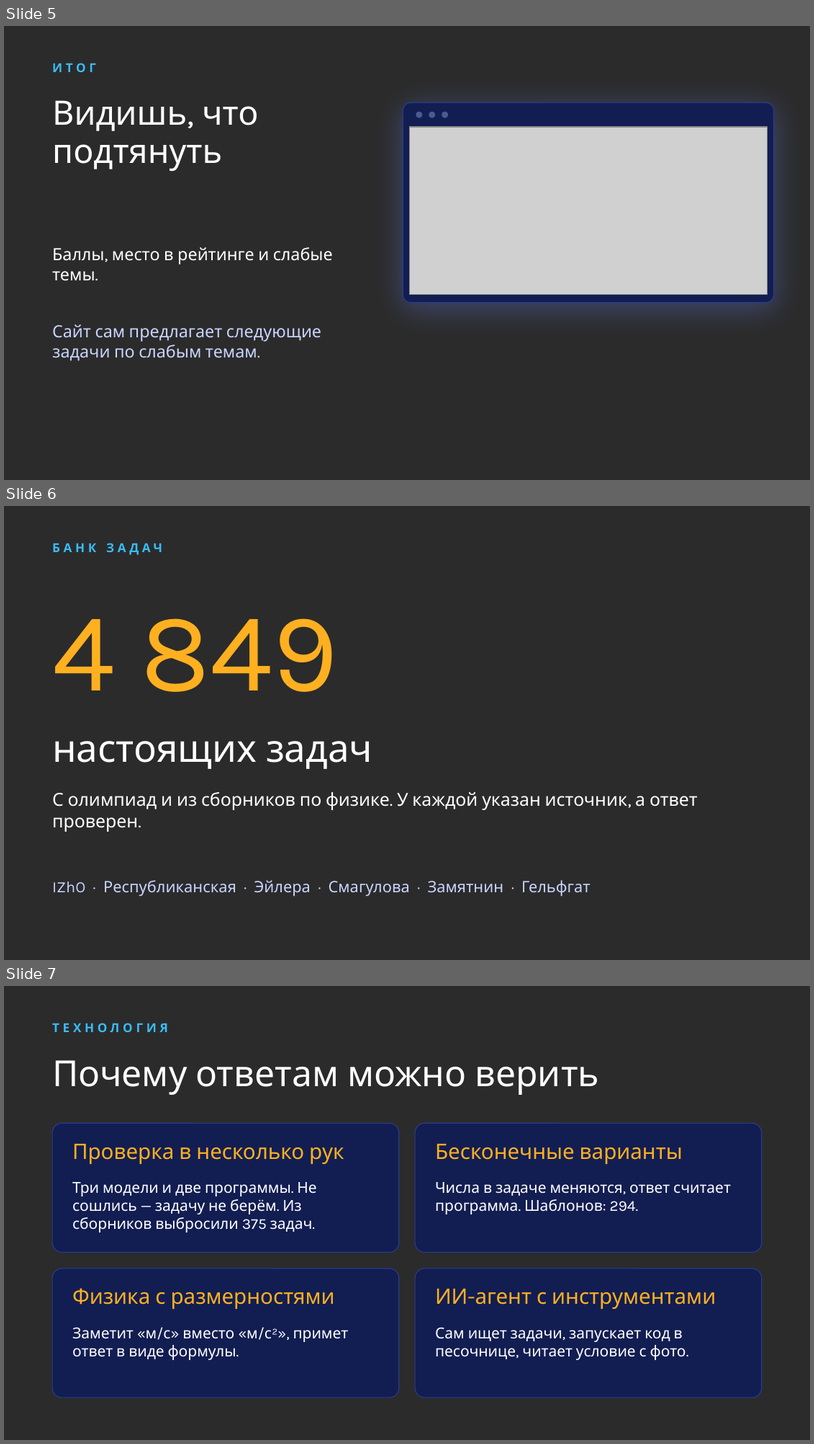
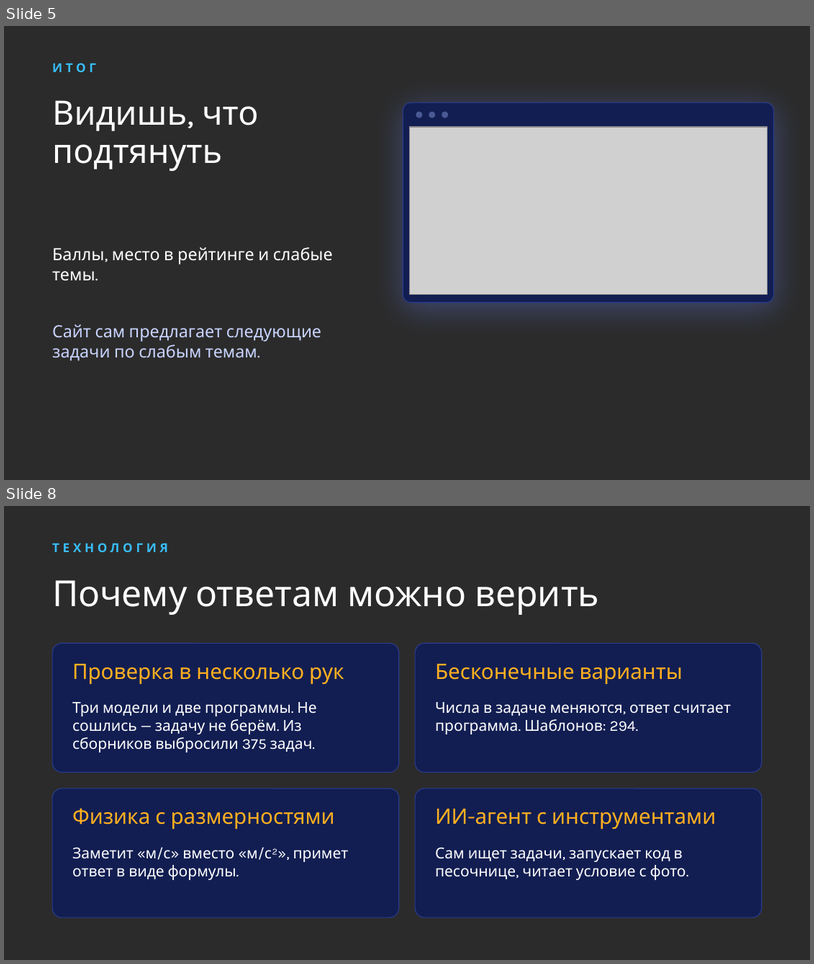
Before and after one commit to nagayevarsen/olymp-trainer, a slide deck: docs/handoff/olymp-trainer.pptx. Shown one above the other, each under a label of ours: slides 5, 6 and 7 before the commit, slides 5 and 8 after it; the slides between them are not shown. The pictures are 814x1444 and 814x964 pixels, drawn with LibreOffice and Linux fonts; fonts in the diff are those of the drawing; grey boxes stand for pictures; background and template pictures are left out; a plain dark background stands for a picture behind light text. Boxes give left, top, right and bottom in pixels: in the first picture for what was removed or moved away, otherwise in the second. Text is boxed around its words. In the diff, an @@ line names an element or a change of style, - is before the commit and + after.

```diff
--- a/docs/handoff/olymp-trainer.pptx
+++ b/docs/handoff/olymp-trainer.pptx
@@ slide 6 removed at (4, 506, 810, 960), background picture (left out) @@
@@ text removed at (52, 543, 162, 555) @@
-БАНК ЗАДАЧ
@@ text removed at (52, 618, 338, 692) @@
-4 849
@@ text removed at (52, 741, 373, 769) @@
-настоящих задач
@@ text removed at (52, 792, 698, 831) @@
-С олимпиад и из сборников по физике. У каждой указан источник, а ответ проверен.
@@ text removed at (52, 880, 591, 896) @@
-IZhO · Республиканская · Эйлера · Смагулова · Замятнин · Гельфгат
@@ what was slide 7 is now slide 8 @@
```
Also in this commit, not shown: 1 slide changed, 2 slides added.
